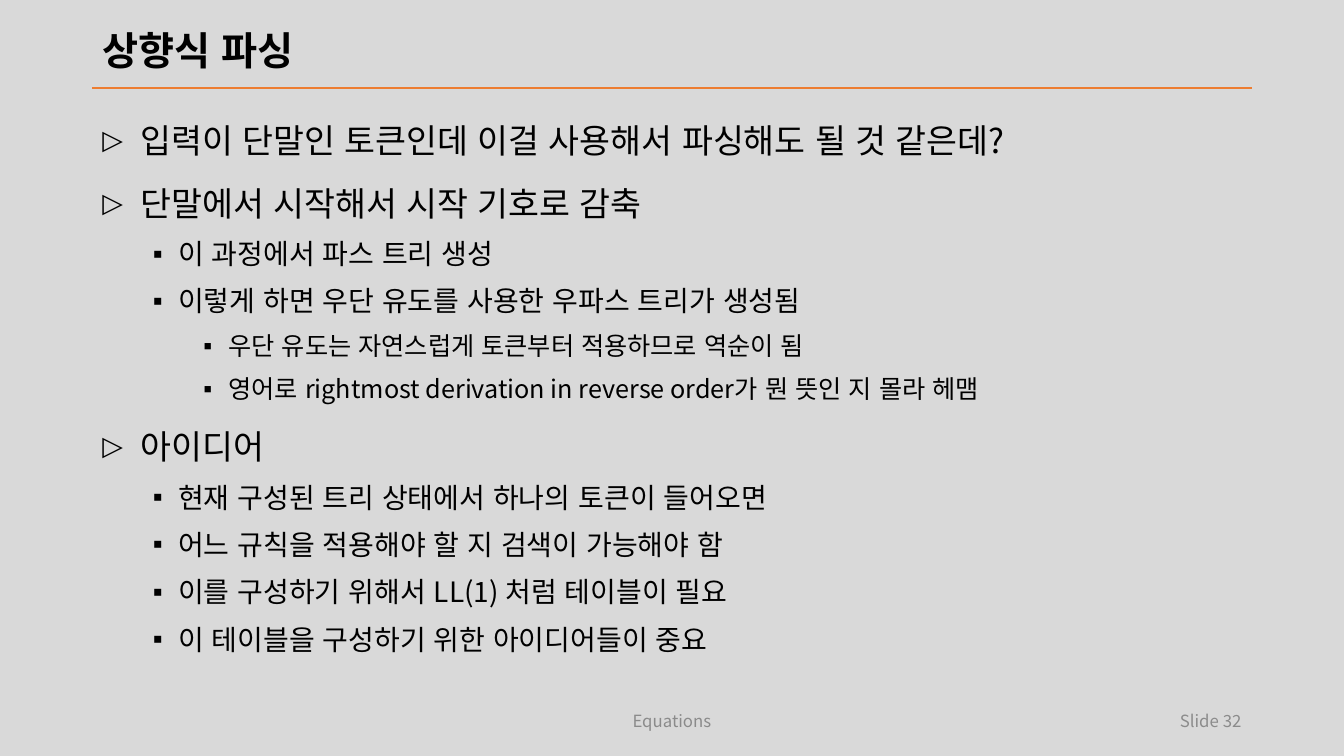
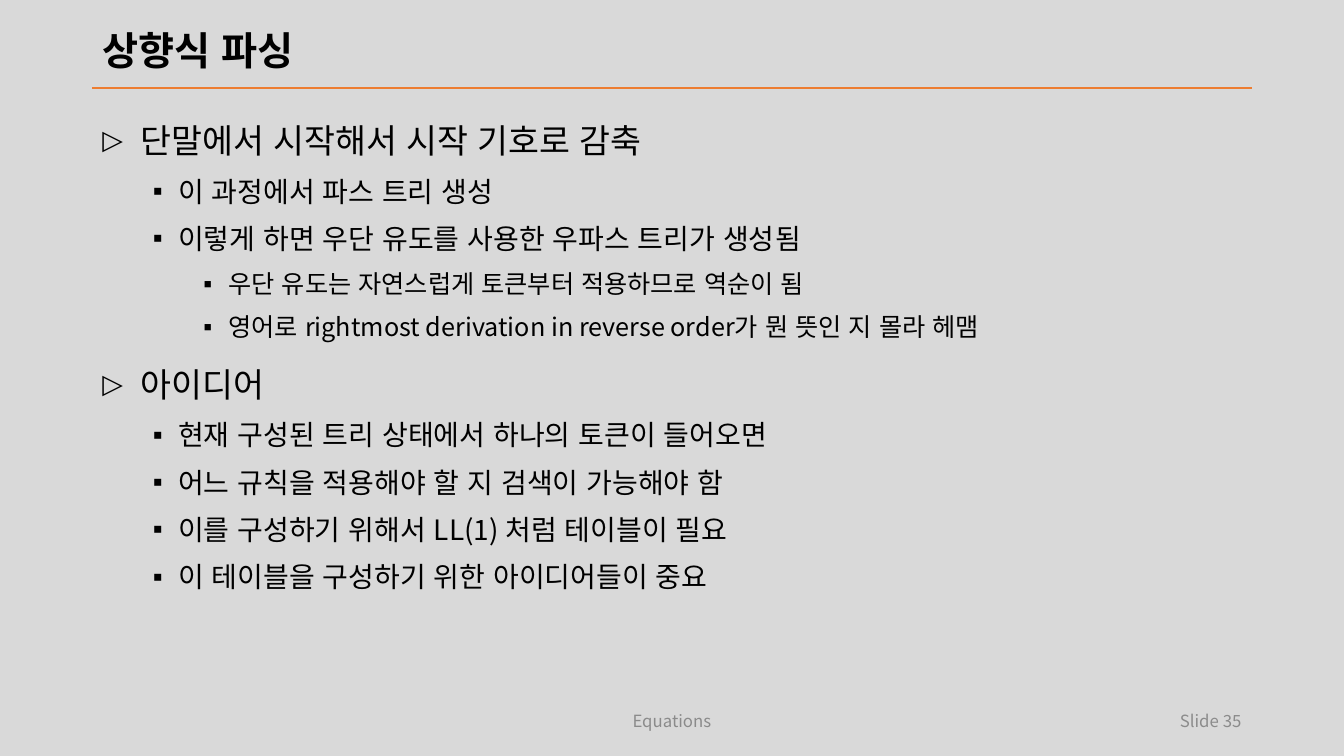
Before and after one commit to laxtools/article, a slide deck: slide 35 of programming/compiler/lecture/note.pptx (slide 32 before the commit). Drawn at 1344x756 pixels with LibreOffice and Linux fonts; fonts in the diff are those of the drawing. Boxes give left, top, right and bottom in pixels: in the first picture for what was removed or moved away, otherwise in the second. Text is boxed around its words. In the diff, an @@ line names an element or a change of style, - is before the commit and + after.

```diff
--- a/programming/compiler/lecture/note.pptx
+++ b/programming/compiler/lecture/note.pptx
@@ text at bbox=[140, 125, 1004, 156]: paragraph removed @@
-▷ 입력이 단말인 토큰인데 이걸 사용해서 파싱해도 될 것 같은데?
@@ page number at bbox=[1180, 714, 1242, 727]: text changed @@
-Slide 32
+Slide 35
```
Also in this commit, not shown: 9 other slides changed, 43 slides added, 1 slide removed, 1 other file.
